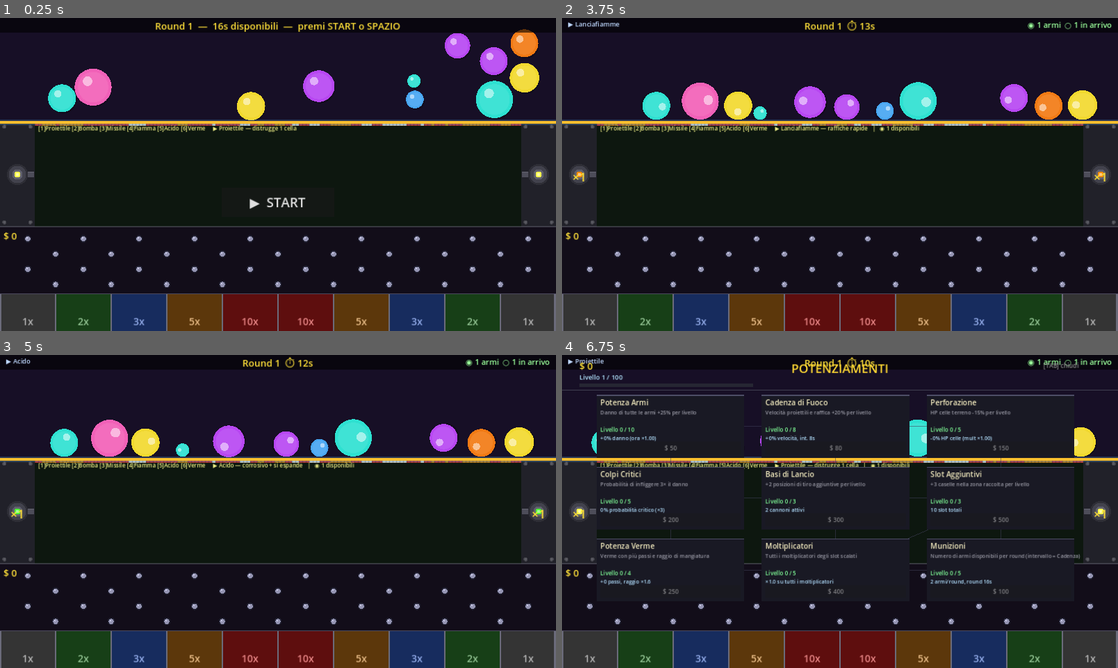
Above: before the commit, frames 1-4 (two rows, left to right).
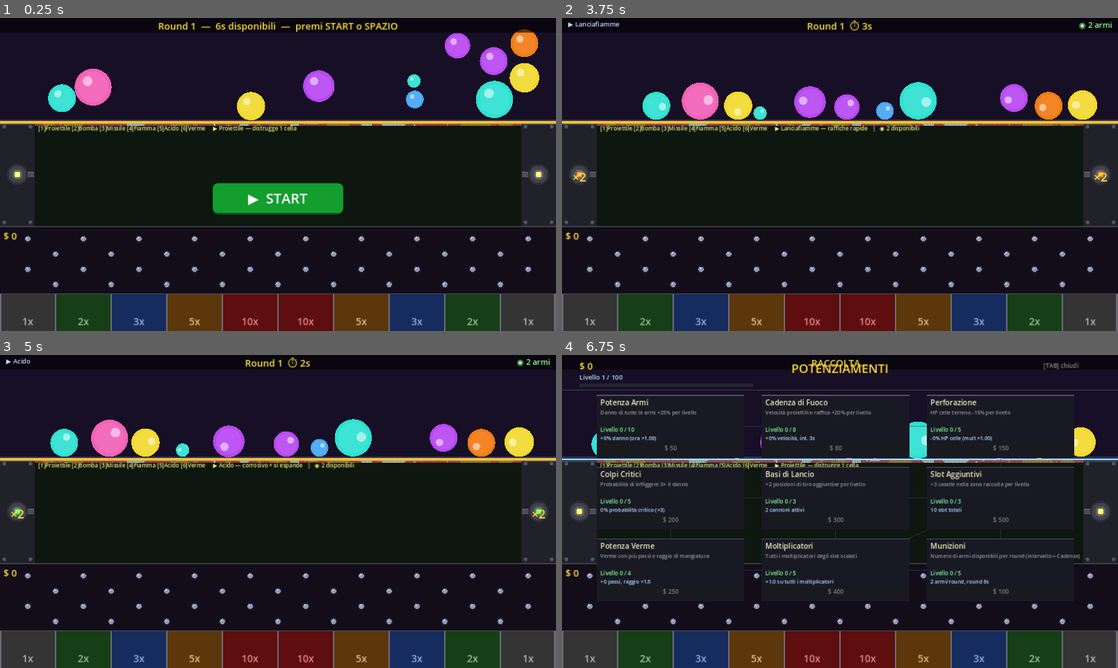
Above: after the commit, the same moments.

Repository: tanapox/TravelCalculator
Game: Godot game, scene res://scenes/Main.tscn
The game is run twice, just before and just after one commit, with the same random seed, the same clock (stepped at 60 frames per second) and the same inputs.
Inputs (mouse positions are in pixels of both pictures, inside the frame that each line leads up to):
- Up to frame 1 (0.25 s): no input
- Up to frame 2 (3.75 s): click "▶ START" at 0.5 s; tap Enter at 1.25 s; move the mouse to (962, 158) at 1.27 s; tap 1 at 1.35 s; click (962, 158) at 1.42 s; tap Space at 1.52, 2.27 s; move the mouse to (728, 190) at 2.02 s; tap 2 at 2.1 s; click (728, 190) at 2.17 s; move the mouse to (895, 105) at 2.77 s; tap 3 at 2.85 s; click (895, 105) at 2.92 s; move the mouse to (812, 237) at 3.52 s; tap 4 at 3.6 s; click (812, 237) at 3.67 s
- Up to frame 3 (5 s): tap Space at 3.77, 4.52 s; move the mouse to (444, 558) at 4.27 s; tap 5 at 4.35 s; click (444, 558) at 4.42 s
- Up to frame 4 (6.75 s): move the mouse to (673, 464) at 5.02 s; tap 6 at 5.1 s; click (673, 464) at 5.17 s; tap Space at 5.27, 6.5 s; move the mouse to (867, 511) at 5.77 s; tap Tab at 5.85 s; click (867, 511) at 5.92 s; move the mouse to (756, 433) at 6.52 s; tap 1 at 6.6 s; click (756, 433) at 6.67 s

The runs differ from the first frame. In frame 1, 3.3% of the frame differs, in the area x 6-94%, y 1-63%; in frame 2, 0.7%; in frame 3, 0.7%; in frame 4, 1.8%.

Commit message:
Fix START button visibility, reduce timer, thin terrain cells
- CELL: 8→4 so round 1 shows a 4px-tall row (closer to "1 pixel");
  ROWS grows from 30 to 60, noise frequency halved (0.07→0.035) to
  maintain similar visual density; active rows grow 2/round to keep
  the same pixel-per-round growth rate as before.
- START button: styled with StyleBoxFlat (green background, white text,
  rounded corners) so it is visible against the dark game background.
- shot_interval base: 8.0→3.0s (per level -0.5s, min 0.5s) to bring
  round duration from 90s+ down to a few seconds for early rounds.

Co-Authored-By: Claude Sonnet 4.6 <noreply@anthropic.com>
Claude-Session: https://claude.ai/code/session_01QzGJouKABdY15psrR5EvZo

Diff:
--- a/scripts/DestructibleArea.gd
+++ b/scripts/DestructibleArea.gd
@@ -3,13 +3,13 @@
 
 # ── Layout ────────────────────────────────────────────────────────────────────
 
-const CELL:       int = 8
+const CELL:       int = 4
 const LAUNCHER_W: int = 80
 const AREA_W:     int = 1280
 const AREA_H:     int = 240
 const GRID_X:     int = LAUNCHER_W                             # x dove inizia la griglia
-const COLS:       int = (AREA_W - LAUNCHER_W * 2) / CELL      # 140
-const ROWS:       int = AREA_H / CELL                          # 30
+const COLS:       int = (AREA_W - LAUNCHER_W * 2) / CELL      # 280
+const ROWS:       int = AREA_H / CELL                          # 60
 
 const LEFT_LAUNCHER:  Vector2 = Vector2(40.0,  120.0)
 const RIGHT_LAUNCHER: Vector2 = Vector2(1240.0, 120.0)
@@ -205,7 +205,7 @@
 		seed_val = randi()
 	var noise := FastNoiseLite.new()
 	noise.noise_type = FastNoiseLite.TYPE_SIMPLEX
-	noise.frequency  = 0.07
+	noise.frequency  = 0.035
 	noise.seed       = seed_val
 	var hp_m := GameState.terrain_hp_mult()
 	for row: int in ROWS:
--- a/scripts/GameState.gd
+++ b/scripts/GameState.gd
@@ -165,7 +165,7 @@
 
 # Secondi tra un'arma e la prossima (migliora con fire_rate)
 func shot_interval() -> float:
-	return maxf(1.0, 8.0 - float(get_upg_level("fire_rate")))
+	return maxf(0.5, 3.0 - float(get_upg_level("fire_rate")) * 0.5)
 
 # Numero di armi disponibili per round (migliora con ammo)
 func shots_per_round() -> int:
--- a/scripts/Main.gd
+++ b/scripts/Main.gd
@@ -190,11 +190,32 @@
 	# Pulsante START (centro schermo, visibile solo in fase WAITING)
 	_hud_start = Button.new()
 	_hud_start.text     = "▶  START"
-	_hud_start.size     = Vector2(260.0, 68.0)
-	_hud_start.position = Vector2(510.0, 390.0)
-	_hud_start.add_theme_font_size_override("font_size", 30)
+	_hud_start.size     = Vector2(300.0, 72.0)
+	_hud_start.position = Vector2(490.0, 380.0)
+	_hud_start.add_theme_font_size_override("font_size", 32)
 	_hud_start.visible  = false
 	_hud_start.pressed.connect(_begin_shooting)
+
+	var _sb_n := StyleBoxFlat.new()
+	_sb_n.bg_color = Color(0.08, 0.62, 0.18)
+	_sb_n.set_corner_radius_all(12)
+	_sb_n.border_width_bottom = 4
+	_sb_n.border_color = Color(0.04, 0.38, 0.10)
+
+	var _sb_h := StyleBoxFlat.new()
+	_sb_h.bg_color = Color(0.12, 0.82, 0.26)
+	_sb_h.set_corner_radius_all(12)
+
+	var _sb_p := StyleBoxFlat.new()
+	_sb_p.bg_color = Color(0.05, 0.46, 0.13)
+	_sb_p.set_corner_radius_all(12)
+
+	_hud_start.add_theme_stylebox_override("normal",  _sb_n)
+	_hud_start.add_theme_stylebox_override("hover",   _sb_h)
+	_hud_start.add_theme_stylebox_override("pressed", _sb_p)
+	_hud_start.add_theme_color_override("font_color",         Color(1.0, 1.0, 1.0))
+	_hud_start.add_theme_color_override("font_hover_color",   Color(1.0, 1.0, 0.9))
+	_hud_start.add_theme_color_override("font_pressed_color", Color(0.85, 1.0, 0.85))
 	_hud.add_child(_hud_start)
 
 # ── Sbarra ────────────────────────────────────────────────────────────────────
@@ -263,7 +284,7 @@
 	_round += 1
 
 	_clear_balls()
-	_terrain.set_active_rows(mini(_round, DestructibleArea.ROWS))
+	_terrain.set_active_rows(mini(_round * 2, DestructibleArea.ROWS))
 	_terrain.reinit()
 	_spawn_balls()
 	_create_barrier()
